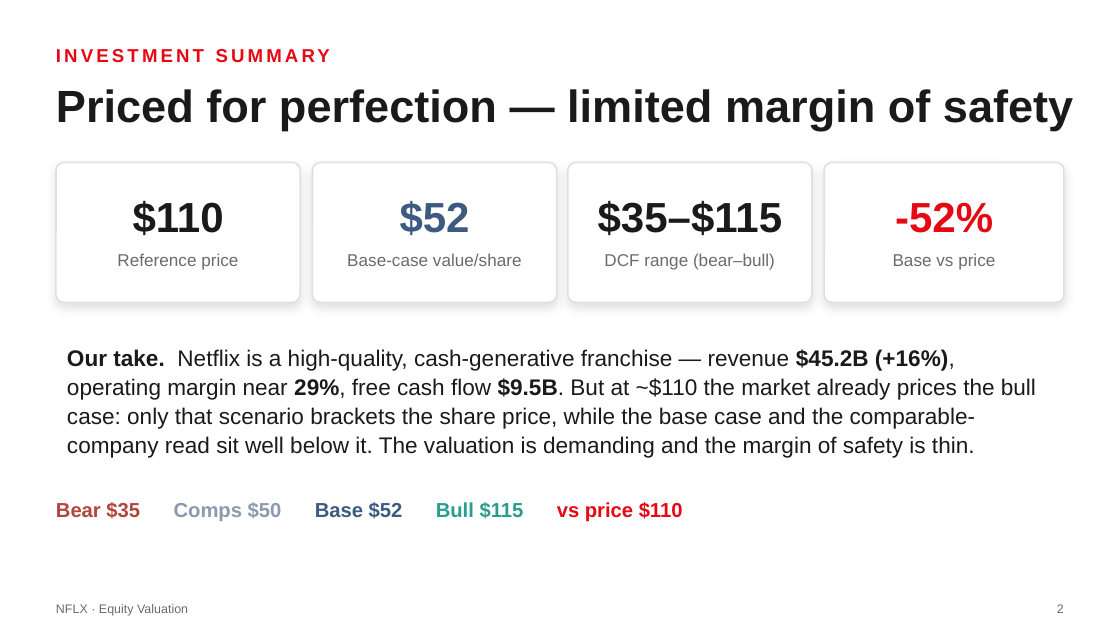
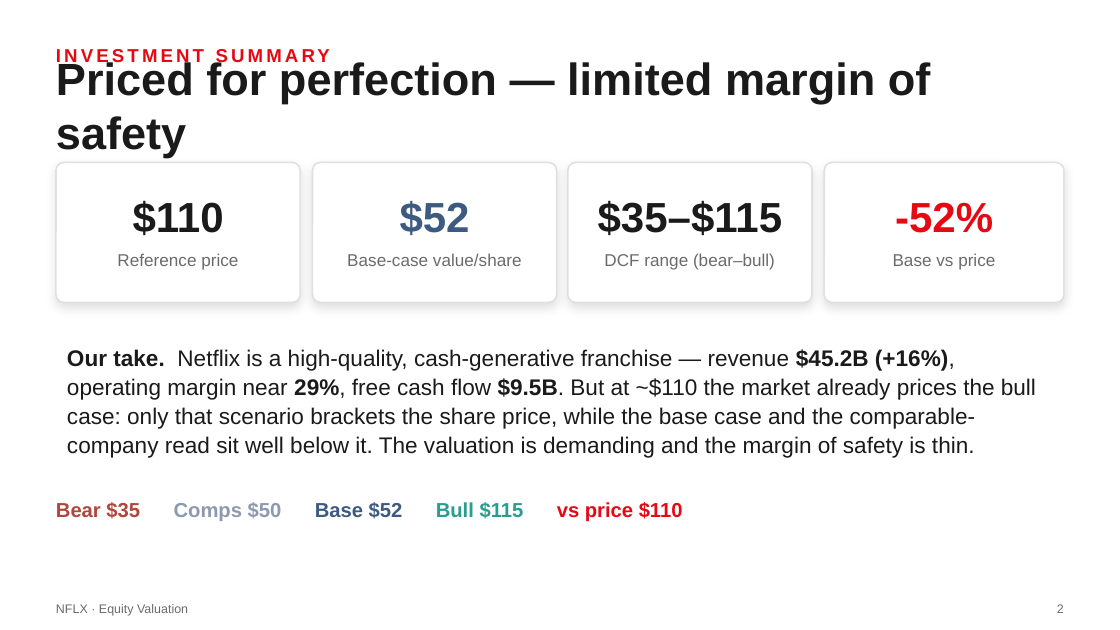
Before and after one commit to Yash5204/equity-valuation-framework, a slide deck: slide 2 of outputs/NFLX_Investment_Pitch.pptx. Drawn at 1120x630 pixels with LibreOffice and Linux fonts; fonts in the diff are those of the drawing. Boxes give left, top, right and bottom in pixels: in the first picture for what was removed or moved away, otherwise in the second. Text is boxed around its words. In the diff, an @@ line names an element or a change of style, - is before the commit and + after.

```diff
--- a/outputs/NFLX_Investment_Pitch.pptx
+++ b/outputs/NFLX_Investment_Pitch.pptx
@@ text "Priced for perfection — limited ..." rewrapped from box(56, 89, 1073, 130) to box(56, 59, 931, 157) @@
```
Also in this commit, not shown: 5 other slides changed, 6 other files.
